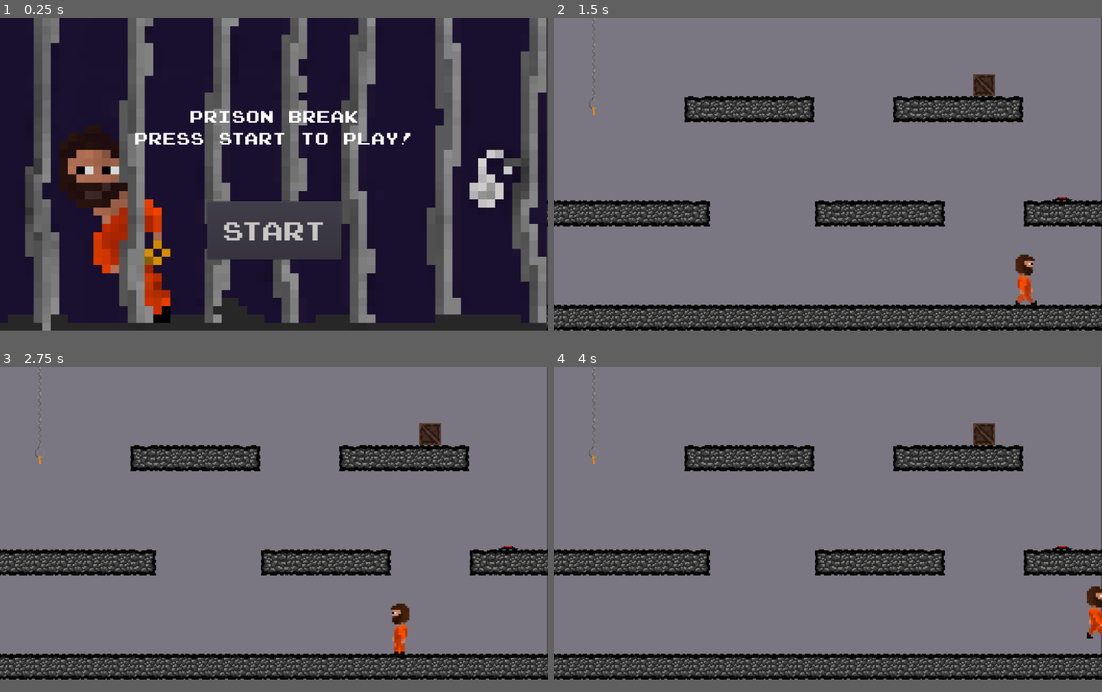
Above: before the commit, frames 1-4 (two rows, left to right).
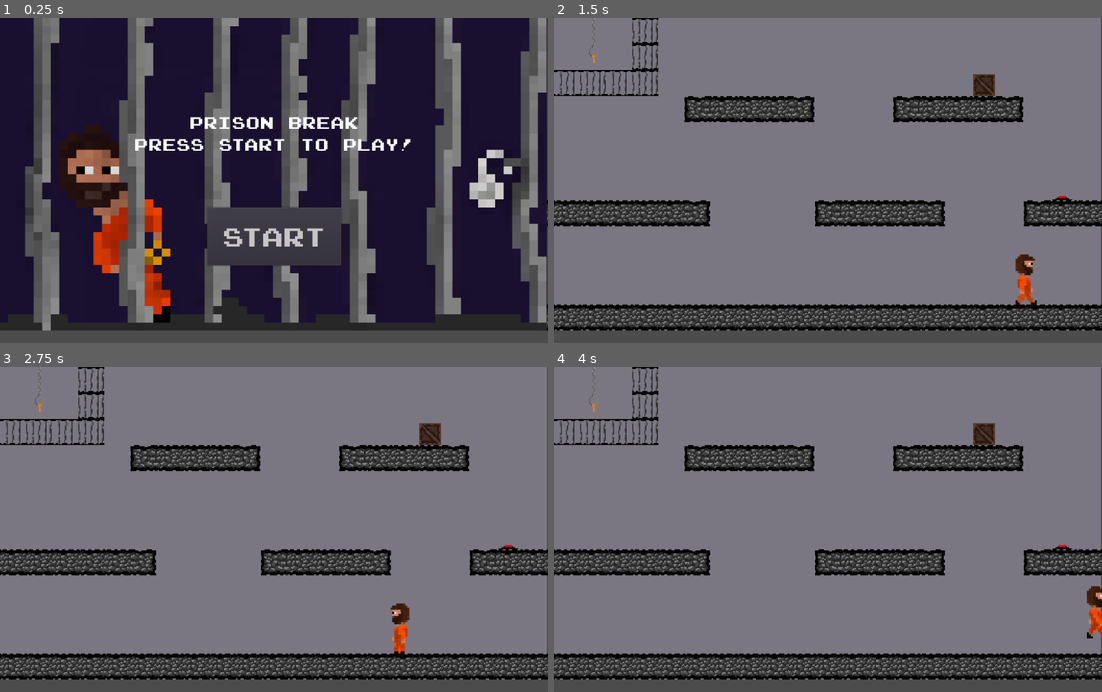
Above: after the commit, the same moments.

Repository: SanPug1/Prison-Break-Game
Game: Godot game, scene res://Everything.tscn
Same seed, same stepped clock (60 frames per second), same inputs: the game is played once before the commit and once after it. Sound files missing from this copy of the repository are replaced by a short silence.
Inputs (mouse positions are in pixels of both pictures, inside the frame that each line leads up to):
- Up to frame 1 (0.25 s): no input
- Up to frame 2 (1.5 s): click "Start" at 0.5 s; tap Enter at 1.25 s; move the mouse to (986, 281) at 1.27 s; hold Right (player_right) from 1.28 s (still down); click (986, 281) at 1.35 s
- Up to frame 3 (2.75 s): tap Z (player_jump) at 1.52, 2.27 s; move the mouse to (164, 539) at 2.02 s; release Right (player_right) at 2.03 s; hold Left (player_left) from 2.03 s (still down); click (164, 539) at 2.1 s
- Up to frame 4 (4 s): move the mouse to (882, 454) at 2.77 s; release Left (player_left) at 2.78 s; hold Right (player_right) from 2.78 s (still down); click (882, 454) at 2.85 s; move the mouse to (800, 584) at 3.52 s; click (800, 584) at 3.6 s; tap Z (player_jump) at 3.77 s
In our replay, the window is 800x457 before the commit and 800x475 after it. These sizes can differ from the game's own. Grey fills any space a smaller window leaves; there, only what the larger window draws over its background counts as a difference.

The runs differ from the first frame. In frame 1, 3.8% of the frame differs, in the area x 9-100%, y 28-94%; in frame 2, 1.6%; in frame 3, 1.6%; in frame 4, 1.6%.

Commit message:
layer changes when button pressed fixed

Diff:
--- a/Levels/Puzzle 10.gd
+++ b/Levels/Puzzle 10.gd
@@ -14,6 +14,10 @@
 		$TileMap3.hide()
 		$Area2D.show()
 		$PressedButtonTile.hide()
+		$TileMap.set_collision_layer_bit(0, true)
+		$TileMap.set_collision_mask_bit(0, true)
+		$TileMap3.set_collision_layer_bit(0, false)
+		$TileMap3.set_collision_mask_bit(0, false)
 		firstrun = false
 
 func _on_ButtonTimer_timeout() -> void:
@@ -21,12 +25,20 @@
 	$TileMap.show()
 	$PressedButtonTile.hide()
 	$Area2D.show()
+	$TileMap.set_collision_layer_bit(0, true)
+	$TileMap.set_collision_mask_bit(0, true)
+	$TileMap3.set_collision_layer_bit(0, false)
+	$TileMap3.set_collision_mask_bit(0, false)
 
 func _on_Area2D_body_entered(body: Node) -> void:
 	$Area2D.hide()
 	$PressedButtonTile.show()
 	$TileMap.hide()
 	$TileMap3.show()
+	$TileMap3.set_collision_layer_bit(0, true)
+	$TileMap3.set_collision_mask_bit(0, true)
+	$TileMap.set_collision_layer_bit(0, false)
+	$TileMap.set_collision_mask_bit(0, false)
 
 func _on_Area2D_body_exited(body: Node) -> void:
 	$ButtonTimer.start()
--- a/Levels/Puzzle 10.tscn
+++ b/Levels/Puzzle 10.tscn
@@ -21,6 +21,8 @@
 tile_data = PoolIntArray( -1, 3, 0, -65536, 4, 0, -65535, 4, 0, -65534, 4, 0, -65533, 4, 0, -65532, 4, 0, -65531, 4, 0, …(1300 unchanged characters)…
 
 [node name="Area2D" type="Area2D" parent="."]
+collision_layer = 2
+collision_mask = 2
 
 [node name="UnpressedButtonTile" type="TileMap" parent="Area2D"]
 tile_set = ExtResource( 1 )
@@ -34,8 +36,8 @@
 [node name="PressedButtonTile" type="TileMap" parent="."]
 tile_set = ExtResource( 1 )
 cell_size = Vector2( 50, 50 )
-show_collision = true
-collision_use_kinematic = true
+collision_layer = 4
+collision_mask = 4
 format = 1
 tile_data = PoolIntArray( 393235, 11, 0 )
 
@@ -50,6 +52,8 @@
 
 [node name="Player" parent="." instance=ExtResource( 3 )]
 position = Vector2( 833, 456 )
+collision_layer = 3
+collision_mask = 3
 
 [node name="ButtonTimer" type="Timer" parent="."]
 wait_time = 1.5
--- a/project.godot
+++ b/project.godot
@@ -17,6 +17,7 @@
 [display]
 
 window/size/width=1050
+window/size/height=624
 
 [gui]
 
